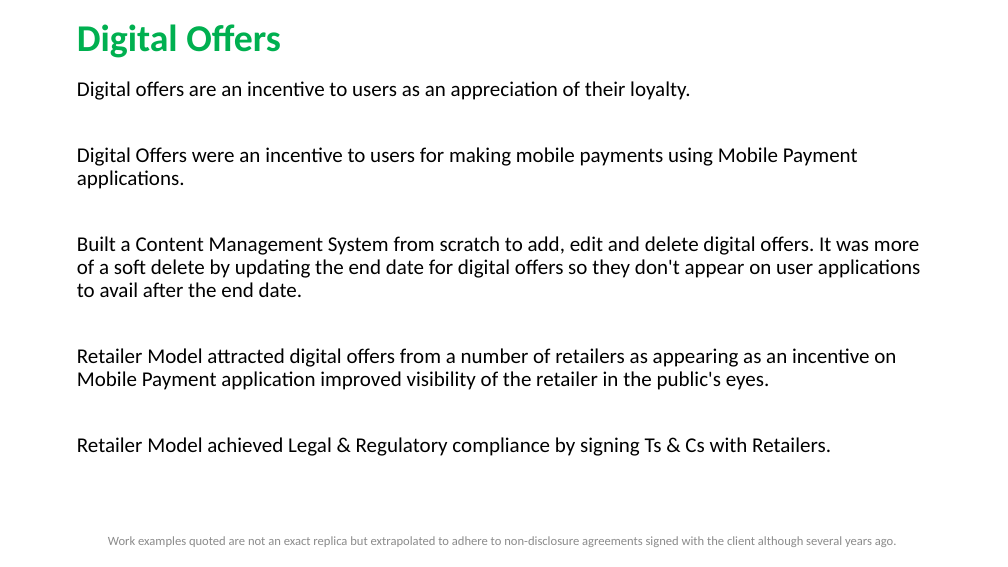
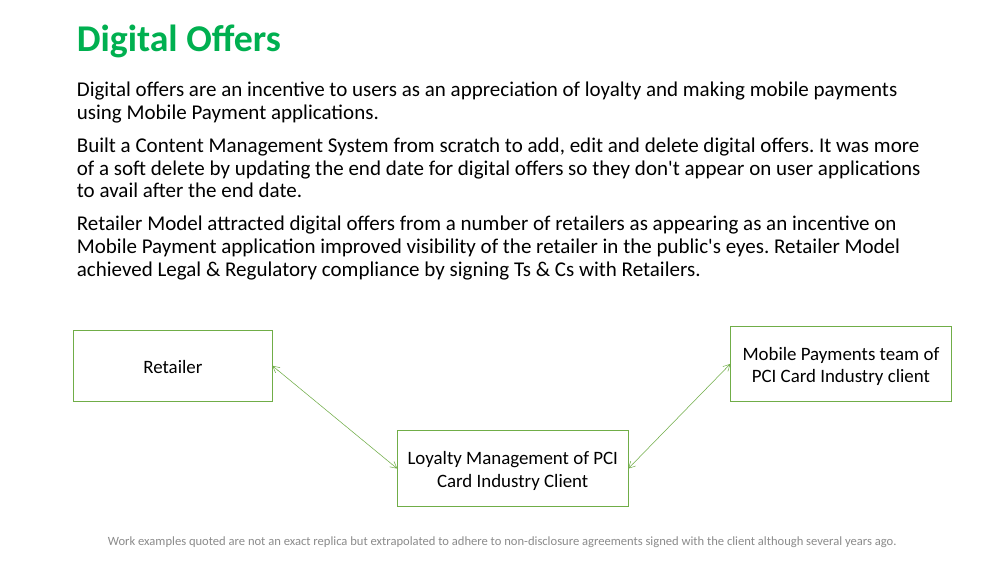
Before and after one commit to RaghavanKasthuri/Business-Knowledge, a slide deck: slide 1 of Digital Offers.pptx. Drawn at 1008x567 pixels with LibreOffice and Linux fonts; fonts in the diff are those of the drawing. Boxes give left, top, right and bottom in pixels: in the first picture for what was removed or moved away, otherwise in the second. Text is boxed around its words. In the diff, an @@ line names an element or a change of style, - is before the commit and + after.

```diff
--- a/Digital Offers.pptx
+++ b/Digital Offers.pptx
@@ text at [77,81,898,123]: text changed @@
-Digital offers are an incentive to users as an appreciation of their loyalty.
-Digital Offers were an incentive to users for making mobile payments using Mobile Payment applications.
+Digital offers are an incentive to users as an appreciation of loyalty and making mobile payments using Mobile Payment applications.
@@ text at [77,215,900,280]: text changed @@
-Retailer Model attracted digital offers from a number of retailers as appearing as an incentive on Mobile Payment application improved visibility of the retailer in the public's eyes.
-Retailer Model achieved Legal & Regulatory compliance by signing Ts & Cs with Retailers.
+Retailer Model attracted digital offers from a number of retailers as appearing as an incentive on Mobile Payment application improved visibility of the retailer in the public's eyes. Retailer Model achieved Legal & Regulatory compliance by signing Ts & Cs with Retailers.
@@ rectangle added at [730,326,952,402], fill #FFFFFF, outline #70AD47 1 pt, 18 pt, text #000000 @@
+Mobile Payments team of PCI Card Industry client
@@ rectangle added at [73,330,272,402], fill #FFFFFF, outline #70AD47 1 pt, 18 pt, text #000000 @@
+Retailer
@@ double arrow added from (272, 366) to (398, 469), #70AD47 0.5 pt @@
@@ double arrow added from (628, 469) to (730, 364), #70AD47 0.5 pt @@
@@ rectangle added at [398,431,628,507], fill #FFFFFF, outline #70AD47 1 pt, 18 pt, text #000000 @@
+Loyalty Management of PCI Card Industry Client
```
Also in this commit, not shown: 1 other file.
